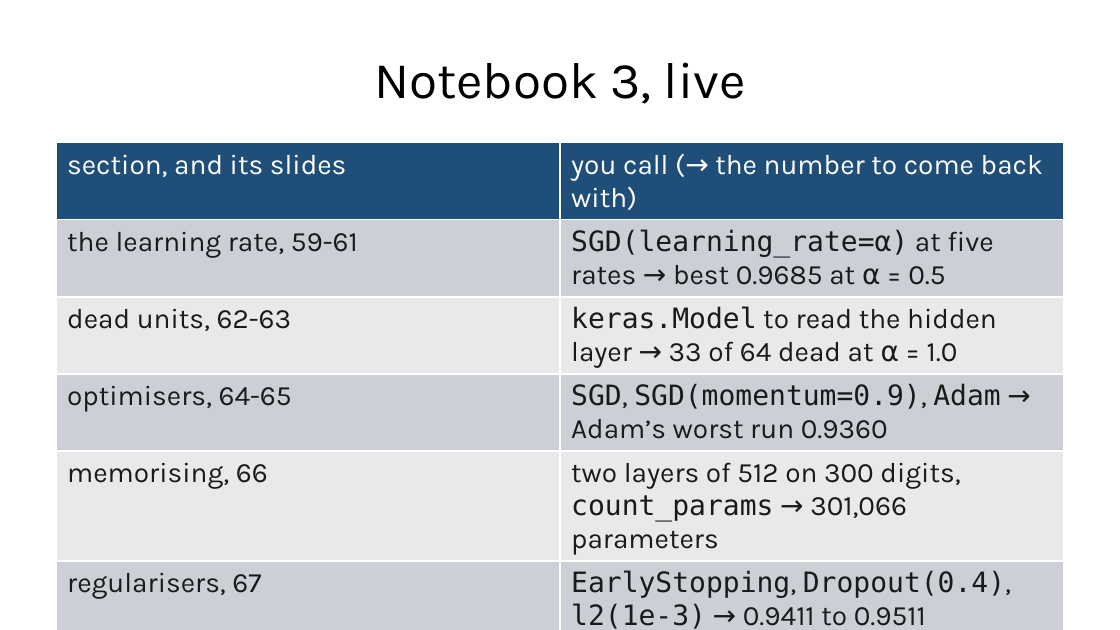
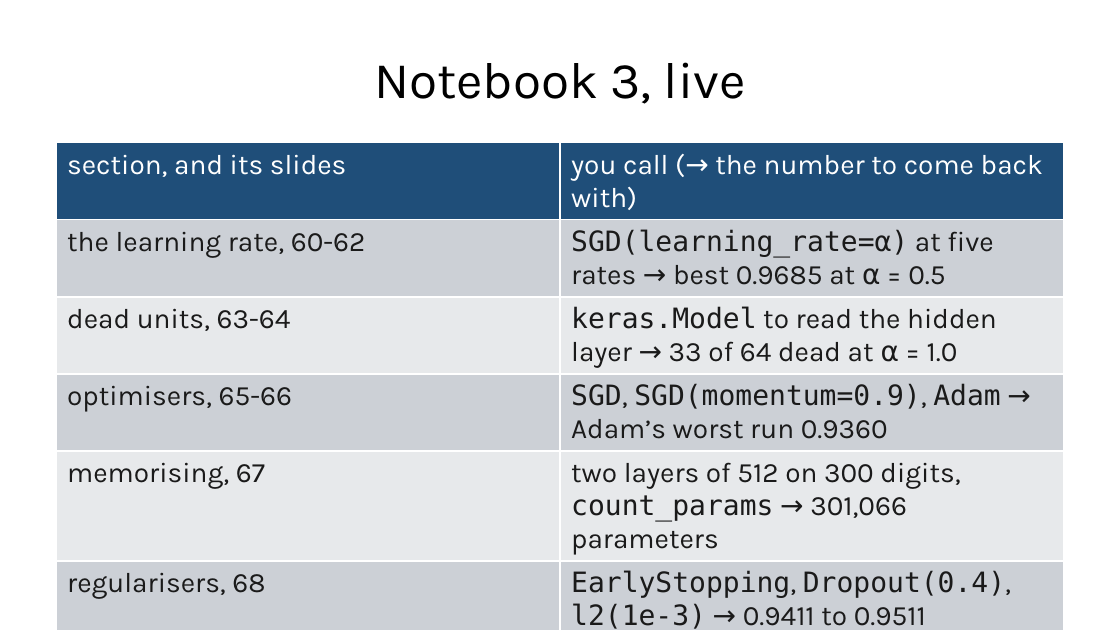
Before and after one commit to fabioantonini/technologies-for-artificial-intelligence, a slide deck: slide 69 of Lessons/09_neural_networks/Slides/neural_networks_slides.pptx (slide 68 before the commit). Drawn at 1120x630 pixels with LibreOffice and Linux fonts; fonts in the diff are those of the drawing; background and template pictures are left out. Boxes give left, top, right and bottom in pixels: in the first picture for what was removed or moved away, otherwise in the second. Text is boxed around its words. In the diff, an @@ line names an element or a change of style, - is before the commit and + after.

```diff
--- a/Lessons/09_neural_networks/Slides/neural_networks_slides.pptx
+++ b/Lessons/09_neural_networks/Slides/neural_networks_slides.pptx
@@ table at bbox=[56, 143, 1064, 630] @@
-row 2, column 1: the learning rate, 59-61
+row 2, column 1: the learning rate, 60-62
-row 3, column 1: dead units, 62-63
+row 3, column 1: dead units, 63-64
-row 4, column 1: optimisers, 64-65
+row 4, column 1: optimisers, 65-66
-row 5, column 1: memorising, 66
+row 5, column 1: memorising, 67
-row 6, column 1: regularisers, 67
+row 6, column 1: regularisers, 68
```
Also in this commit, not shown: 2 other slides changed, 1 slide added, 6 other files.
